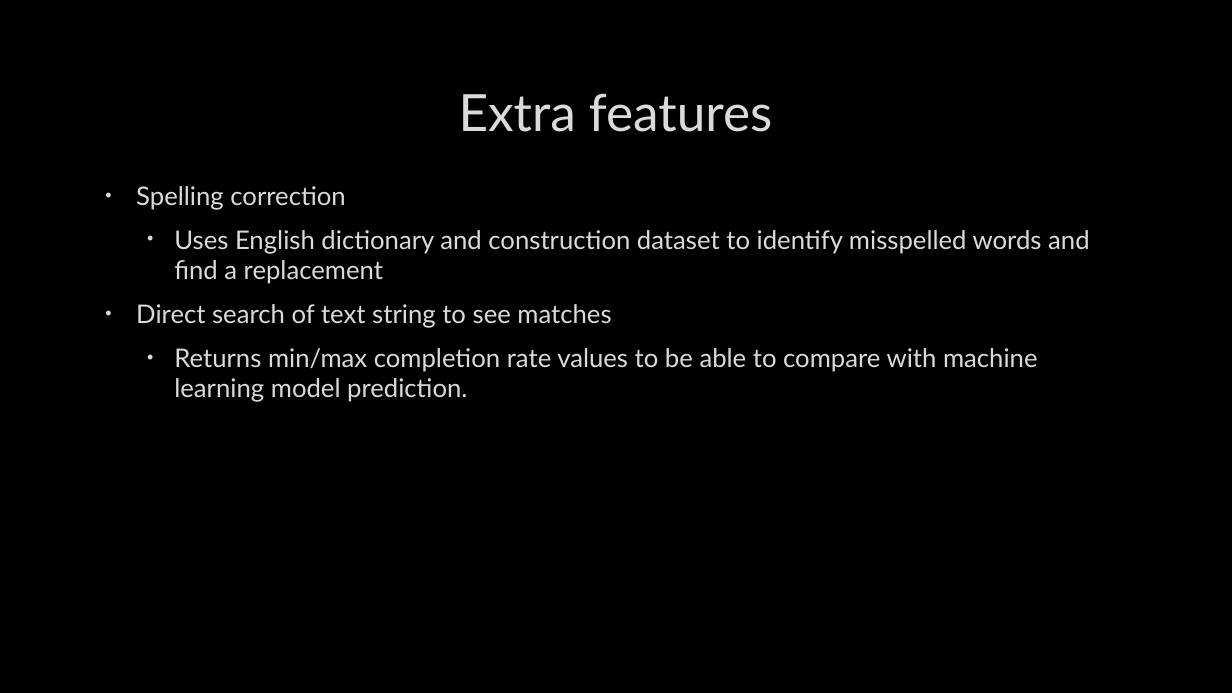
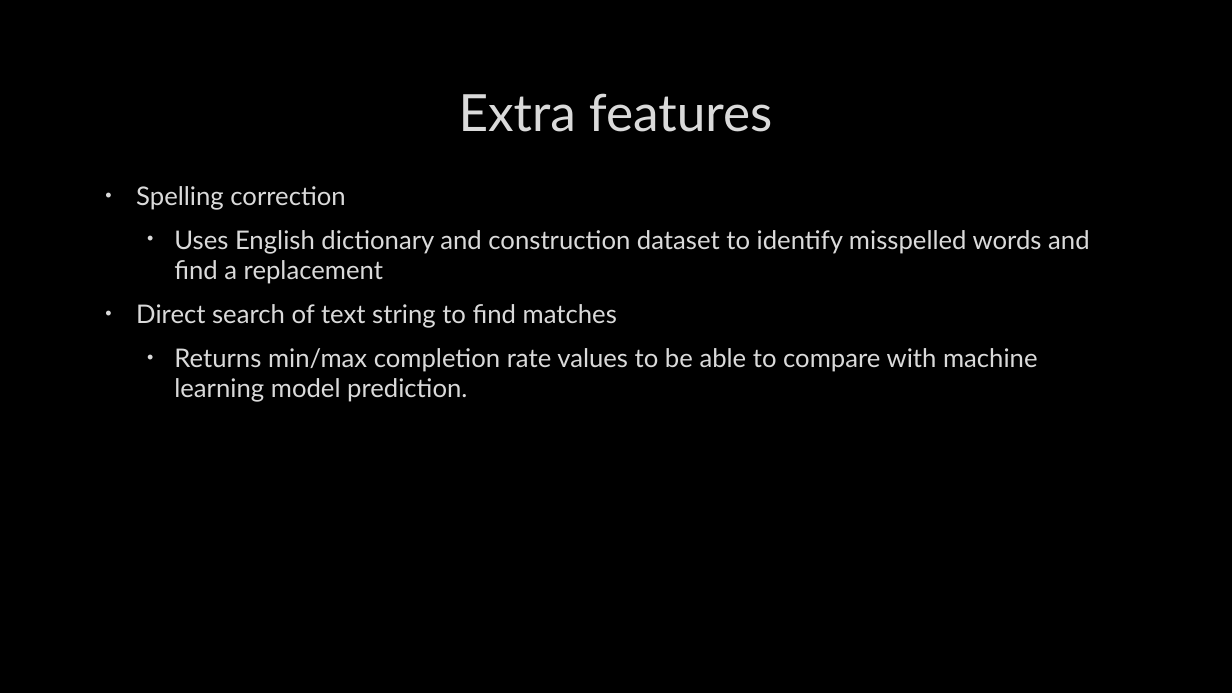
Before and after one commit to danylokolos/Construction-Management, a slide deck: slide 20 of DanyloThoughts.pptx (slide 18 before the commit). Drawn at 1232x693 pixels with LibreOffice and Linux fonts; fonts in the diff are those of the drawing; background and template pictures are left out. Boxes give left, top, right and bottom in pixels: in the first picture for what was removed or moved away, otherwise in the second. Text is boxed around its words. In the diff, an @@ line names an element or a change of style, - is before the commit and + after.

```diff
--- a/DanyloThoughts.pptx
+++ b/DanyloThoughts.pptx
@@ text at (136, 304, 617, 328): text changed @@
-• Direct search of text string to see matches
+• Direct search of text string to find matches
```
Also in this commit, not shown: 2 other slides changed, 2 slides added, 6 other files.
